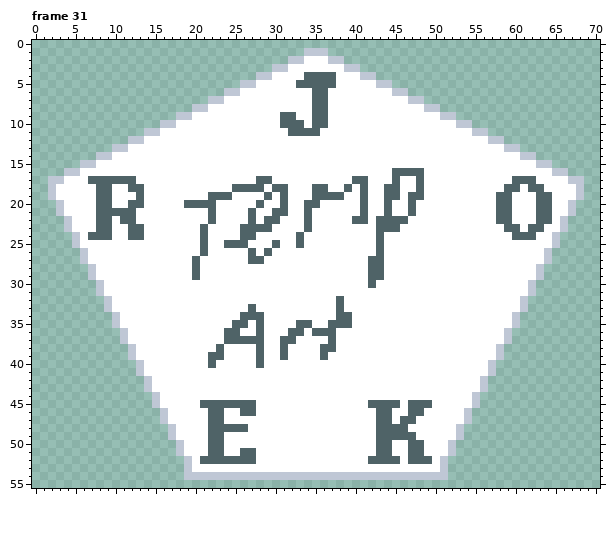
Pixel-art file: art/DuckJokers.aseprite. That is the earlier state.
71x95 pixels, 35 frames. Shown: frame 31: x 0..70, y 0..55. The commit also changed other frames, which this record leaves out.
New version:
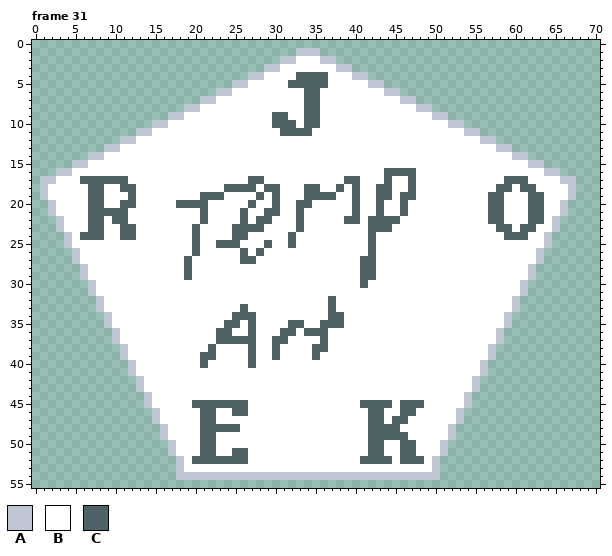
Palette (. is transparent): A #bfc7d5  B #ffffff  C #4f6367
What changed:
Changed rows in their new state; - is an unchanged pixel.
Frame 31, layers "Art", "Base":
first column x 1:
 1 --------------------------------A--.--------------------------------
 2 ------------------------------A-B--A-.------------------------------
 3 ----------------------------A-B------A-.----------------------------
 4 --------------------------A-B---C---B--A-.--------------------------
 5 ------------------------A-B----C----B----A-.------------------------
 6 ----------------------A-B--------C-B-------A-.----------------------
 7 --------------------A-B----------C-B---------A-.--------------------
 8 ------------------A-B------------C-B-----------A-.------------------
 9 ----------------A-B----------C-B-C-B-------------A-.----------------
10 --------------A-B------------C--BC-B---------------A-.--------------
11 ------------A-B---------------C---B------------------A-.------------
12 ----------A-B------------------------------------------A-.----------
13 --------A-B----------------------------------------------A-.--------
14 ------A-B--------------------------------------------------A-.------
15 ----A-B------------------------------------------------------A-.----
16 --A-B--------------------------------------C---B---------------A-.--
17 A-B--C-----B--------------C-B---------C-B--CB-CB----------C--B---A-.
18 AB----C-B-C-B----------C---BC-B--C-B-CBCB-C-B-CB---------C-BC-B---A.
19 AB----C-B--CB-------C--B---CBCB--C---B-CB-C-BC-B--------C-B--C-B--A.
20 -AB---C-B-C-B----C---B----CB-CB-C-B----CB-CB-CB---------C-B--C-B-A.-
21 -AB---C----B--------CB---CB-C-B-CB-----CB-CB-CB---------C-B--C-B-A.-
22 --AB--C-BC-B--------CB---CBC-B--CB----C-BC---B----------C-B--C-BA.--
23 --AB--C-B-C-B------CB---C---B---CB-------C--B------------C-BC-B-A.--
24 ---ABC--B-C-B------CB---C-B----CB--------CB---------------C--B-A.---
25 ---AB--------------CB-C--B--CB-CB--------CB--------------------A.---
26 ----AB-------------CB----CBCB------------CB-------------------A.----
27 ----AB------------CB-----C-B------------C-B-------------------A.----
28 -----AB-----------CB--------------------C-B------------------A.-----
29 -----AB-----------CB--------------------C-B------------------A.-----
30 ------AB--------------------------------CB------------------A.------
31 ------AB----------------------------------------------------A.------
32 -------AB---------------------------CB---------------------A.-------
33 -------AB----------------CB---------CB---------------------A.-------
34 --------AB--------------C--B--------C-B-------------------A.--------
35 --------AB-------------C-BCB---C-B-C--B-------------------A.--------
36 ---------AB-----------C-B-CB--C-BC--B--------------------A.---------
37 ---------AB-----------C----B-C-B---CB--------------------A.---------
38 ----------AB---------CB---CB-CB---C-B-------------------A.----------
39 ----------AB--------C-B---CB-CB---CB--------------------A.----------
40 -----------AB-------CB----CB---------------------------A.-----------
41 -----------AB------------------------------------------A.-----------
42 ------------AB----------------------------------------A.------------
43 ------------AB----------------------------------------A.------------
44 -------------AB--------------------------------------A.-------------
45 -------------AB----C------B-------------C---BC--B----A.-------------
46 --------------AB----C-B-C-B--------------C-B-C-B----A.--------------
47 --------------AB----C-B------------------C-BC-B-----A.--------------
48 ---------------AB---C----B---------------C---B-----A.---------------
49 ---------------AB---C-B------------------C----B----A.---------------
50 ----------------AB--C-B------------------C-B-C-B--A.----------------
51 ----------------AB--C-B-C-B--------------C-B-C-B--A.----------------
52 -----------------ABC------B-------------C---BC--BA.-----------------
53 -----------------AB------------------------------A.-----------------
54 -----------------A--------------------------------.-----------------
Pixel boxes of the changes (left, top, right, bottom) in both pictures:
changed: (40, 48, 584, 480)
